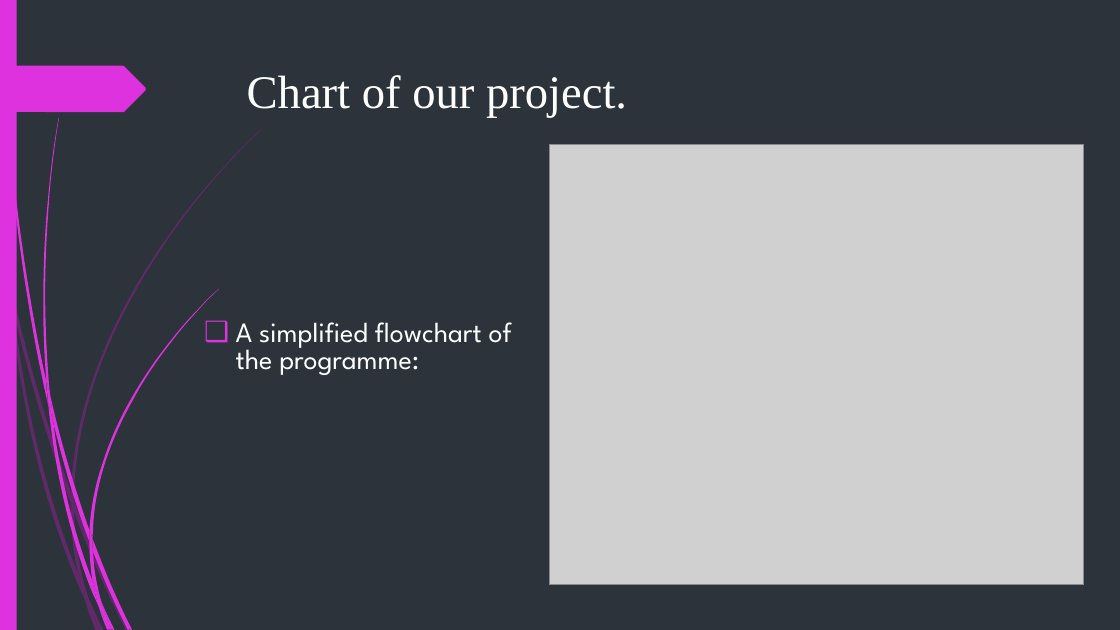
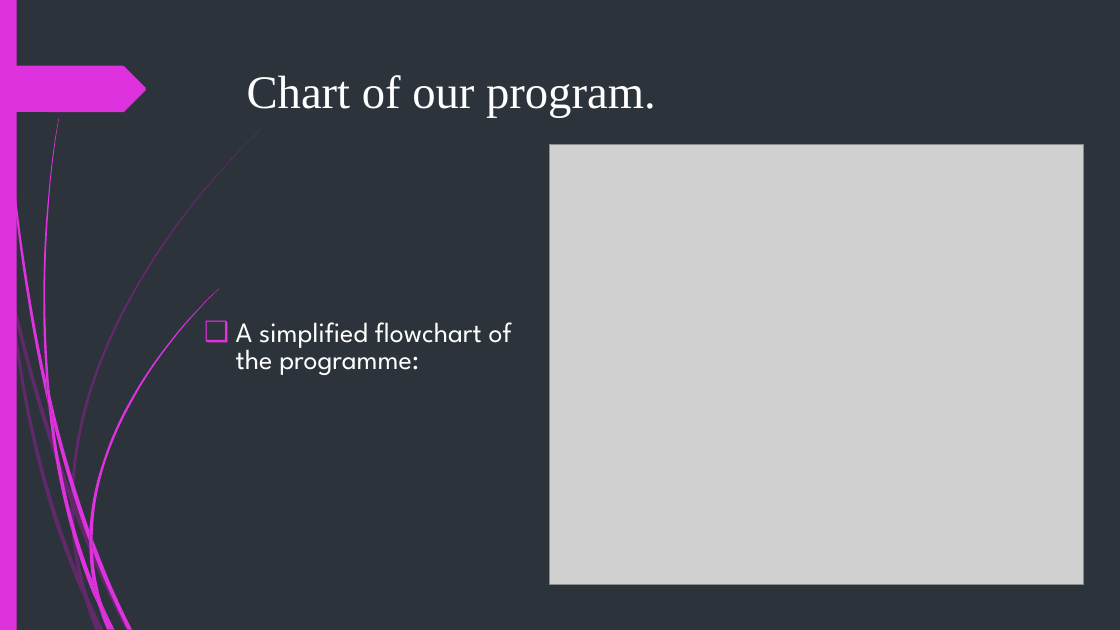
Before and after one commit to vgkavaldzhiev18/github-projects2, a slide deck: slide 3 of C++ STRING –.pptx. Drawn at 1120x630 pixels with LibreOffice and Linux fonts; fonts in the diff are those of the drawing; grey boxes stand for pictures. Boxes give left, top, right and bottom in pixels: in the first picture for what was removed or moved away, otherwise in the second. Text is boxed around its words. In the diff, an @@ line names an element or a change of style, - is before the commit and + after.

```diff
--- a/C++ STRING –.pptx
+++ b/C++ STRING –.pptx
@@ title at (247,75,656,118): text changed @@
-Chart of our project.
+Chart of our program.
```
Also in this commit, not shown: 1 other slide changed.
